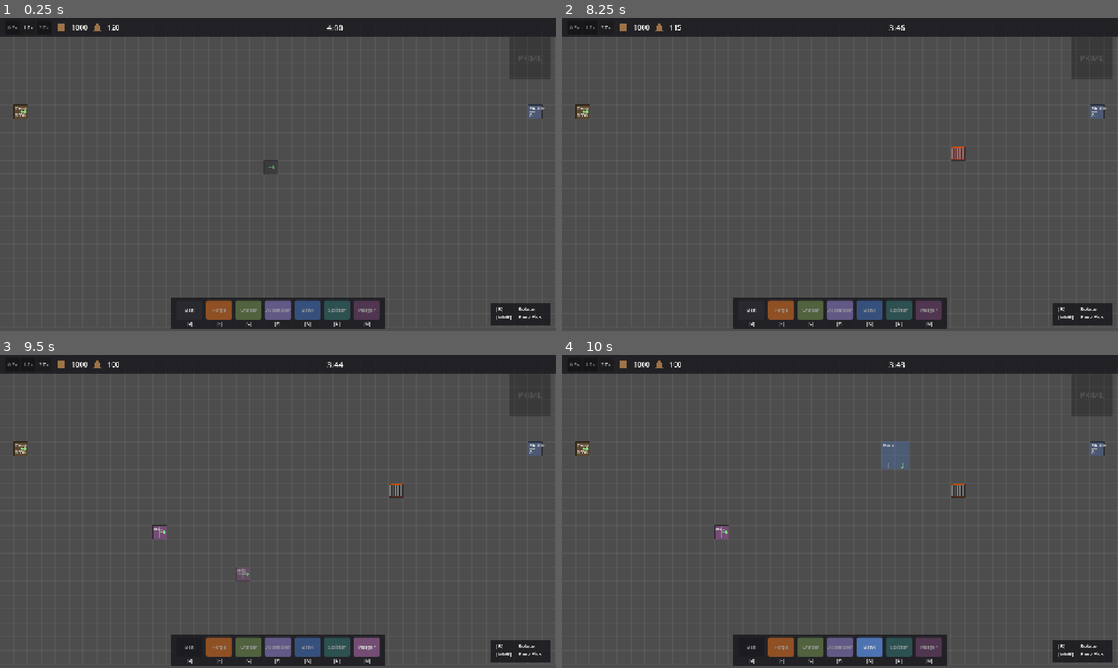
Above: before the commit, frames 1-4 (two rows, left to right).
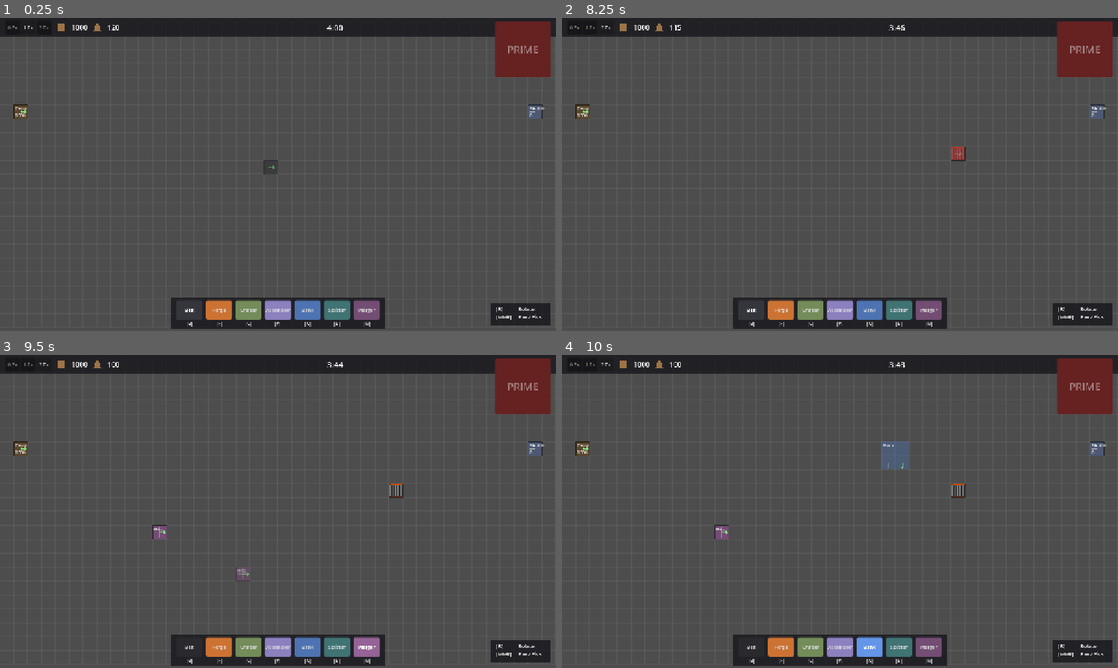
Above: after the commit, the same moments.

Repository: doubledsuarez/Lucky-Factory
Game: Godot game, scene res://factory/Factory.tscn
Two runs of this game, one before a commit and one after it. Both use one fixed random seed, a clock stepped at 60 frames per second and the inputs below.
Inputs (mouse positions are in pixels of both pictures, inside the frame that each line leads up to):
- Up to frame 1 (0.25 s): no input
- Up to frame 2 (8.25 s): click "0.5x" at 0.5 s; click "1.0x" at 1.25 s; click "2.0x" at 2 s; click "Belt" at 2.75 s; click "Forge" at 3.5 s; click "Crafter" at 4.25 s; click "Assembler" at 5 s; click "Bank" at 5.75 s; click "Splitter" at 6.5 s; click "Merger" at 7.25 s; tap Enter at 8 s; move the mouse to (962, 158) at 8.02 s; tap B at 8.1 s; click (962, 158) at 8.17 s
- Up to frame 3 (9.5 s): tap Space at 8.75 s; drag from (166, 527) to (250, 574) at 8.77 s
- Up to frame 4 (10 s): tap Enter at 9.5 s; move the mouse to (895, 442) at 9.52 s; tap K at 9.6 s

The runs differ from the first frame. In frame 1, 3.5% of the frame differs, in the area x 33-99%, y 1-97%; in frame 2, 3.6%; in frame 3, 3.5%; in frame 4, 3.5%.

Commit message:
Test factory almost ready, placeholder UI in place

Diff:
--- a/factory/Factory.gd
+++ b/factory/Factory.gd
@@ -117,28 +117,83 @@
 # --- belt simulation ---
 
 func _advance_items(scaled_delta: float) -> void:
-	# grab the filled cells first so an item moves at most one cell per frame
-	var occupied_coordinates := []
+	# every belt cell currently carrying something
+	var occupied := []
 	for coordinate in cells.keys():
 		var cell: Cell = cells[coordinate]
 		if cell.kind == CellKind.BELT and cell.item != null:
-			occupied_coordinates.append(coordinate)
-	for coordinate in occupied_coordinates:
-		var cell: Cell = cells.get(coordinate)
-		if cell == null or cell.item == null:
-			continue
+			occupied.append(coordinate)
+	# decide which items may step forward this tick. an item may move when the cell ahead
+	# accepts it and is either free or being vacated by another mover this same tick -- that
+	# vacated-together rule is what keeps a full chain, or a closed loop, moving in sync.
+	var can_move := {}
+	for coordinate in occupied:
+		can_move[coordinate] = _belt_forward_open(coordinate)
+	var changed := true
+	while changed:
+		changed = false
+		for coordinate in occupied:
+			if not can_move[coordinate]:
+				continue
+			var cell: Cell = cells[coordinate]
+			var ahead: Vector2i = coordinate + DIRECTIONS[cell.output_direction]
+			var ahead_cell: Cell = cells.get(ahead)
+			if ahead_cell != null and ahead_cell.kind == CellKind.BELT and ahead_cell.item != null \
+				and not can_move.get(ahead, false):
+				can_move[coordinate] = false
+				changed = true
+	# advance offsets; movers run up to the edge, blocked items rest a little further back
+	for coordinate in occupied:
+		var item: Item = cells[coordinate].item
+		if can_move[coordinate]:
+			item.offset = min(item.offset + BELT_SPEED * scaled_delta, 1.0)
+		else:
+			item.offset = min(item.offset + BELT_SPEED * scaled_delta, EDGE_REST_OFFSET)
+	# of the movers, the ones that have reached the next cell this tick
+	var crossing := {}
+	for coordinate in occupied:
+		if can_move[coordinate] and cells[coordinate].item.offset >= 1.0:
+			crossing[coordinate] = true
+	# a mover may only enter a belt that is empty or is itself crossing this tick
+	changed = true
+	while changed:
+		changed = false
+		for coordinate in crossing.keys():
+			var cell: Cell = cells[coordinate]
+			var ahead: Vector2i = coordinate + DIRECTIONS[cell.output_direction]
+			var ahead_cell: Cell = cells.get(ahead)
+			if ahead_cell != null and ahead_cell.kind == CellKind.BELT and ahead_cell.item != null \
+				and not crossing.has(ahead):
+				crossing.erase(coordinate)
+				changed = true
+	# clear the sources first, then drop each item into the cell ahead, so a packed run
+	# hands off without one step clobbering the next
+	var landings := {}
+	for coordinate in crossing.keys():
+		var cell: Cell = cells[coordinate]
 		var item: Item = cell.item
-		var next_coordinate: Vector2i = coordinate + DIRECTIONS[cell.output_direction]
-		var next_cell: Cell = cells.get(next_coordinate)
-		var can_hand_off := next_cell != null \
-			and _accepts_from(next_cell, next_coordinate, coordinate) \
-			and _has_room_for(next_cell, item.definition)
-		item.offset += BELT_SPEED * scaled_delta
-		if can_hand_off:
-			if item.offset >= 1.0:
-				_hand_off(item, coordinate, next_coordinate)
+		var ahead: Vector2i = coordinate + DIRECTIONS[cell.output_direction]
+		if cells[ahead].kind == CellKind.BELT:
+			cell.item = null
+			landings[ahead] = item
 		else:
-			item.offset = min(item.offset, EDGE_REST_OFFSET)  # nowhere to go, sit at the edge
+			_hand_off(item, coordinate, ahead)  # machine or router intake handles itself
+	for target in landings.keys():
+		var item: Item = landings[target]
+		item.offset = clamp(item.offset - 1.0, 0.0, 0.99)
+		cells[target].item = item
+
+# is the cell ahead of this belt able to take its item (ignoring belt occupancy, which the
+# mover pass resolves) -- machines and routers report their real capacity here
+func _belt_forward_open(coordinate: Vector2i) -> bool:
+	var cell: Cell = cells[coordinate]
+	var ahead: Vector2i = coordinate + DIRECTIONS[cell.output_direction]
+	var ahead_cell: Cell = cells.get(ahead)
+	if ahead_cell == null:
+		return false
+	if ahead_cell.kind == CellKind.BELT:
+		return _accepts_from(ahead_cell, ahead, coordinate)
+	return _can_deliver(coordinate, ahead, cell.item.definition)
 
 func _hand_off(item: Item, from_coordinate: Vector2i, into_coordinate: Vector2i) -> void:
 	var into_cell: Cell = cells[into_coordinate]
@@ -284,14 +339,12 @@
 				_advance_merger_intake(coordinate, cell)
 			continue
 		var item: Item = cell.item
-		if item.offset < 0.5:
-			item.offset = min(item.offset + BELT_SPEED * scaled_delta, 0.5)
+		item.offset += BELT_SPEED * scaled_delta
+		if item.route_exit == -1 and item.offset >= 0.5:
+			item.route_exit = _choose_router_exit(coordinate, cell, item)
+		if item.route_exit == -1:
+			item.offset = min(item.offset, 0.5)  # no open exit yet, idle at the center
 			continue
-		if item.route_exit == -1:
-			item.route_exit = _choose_router_exit(coordinate, cell, item)
-			if item.route_exit == -1:
-				continue  # nowhere to go yet, sit at the center
-		item.offset += BELT_SPEED * scaled_delta
 		if item.offset >= 1.0:
 			if _deliver_to(coordinate, coordinate + DIRECTIONS[item.route_exit], item):
 				if cell.router_kind == RouterKind.SPLITTER:
@@ -299,6 +352,8 @@
 				cell.item = null
 			else:
 				item.offset = 1.0  # exit blocked, wait at the edge
+				if cell.router_kind == RouterKind.SPLITTER:
+					item.route_exit = -1  # let it re-pick another open output instead of locking up
 
 func _choose_router_exit(coordinate: Vector2i, cell: Cell, item: Item) -> int:
 	if cell.router_kind == RouterKind.MERGER:
@@ -306,20 +361,17 @@
 		return exit_direction if _can_deliver(coordinate, coordinate + DIRECTIONS[exit_direction], item.definition) else -1
 	return _next_splitter_exit(coordinate, cell)
 
-# splitter commits to the next connected output in order, skipping only sides with no connection
+# splitter takes the next output in round-robin order that can accept the item right now,
+# so a backed-up output gets skipped instead of starving the rest
 func _next_splitter_exit(coordinate: Vector2i, cell: Cell) -> int:
 	for step in range(DIRECTIONS.size()):
 		var direction := (cell.round_robin_index + step) % DIRECTIONS.size()
 		if direction == cell.input_direction:
 			continue
-		if _has_connection(coordinate, direction):
+		if _can_deliver(coordinate, coordinate + DIRECTIONS[direction], cell.item.definition):
 			return direction
 	return -1
 
-func _has_connection(coordinate: Vector2i, side: int) -> bool:
-	var neighbor_coordinate: Vector2i = coordinate + DIRECTIONS[side]
-	var neighbor: Cell = cells.get(neighbor_coordinate)
-	return neighbor != null and _connects_from(neighbor, neighbor_coordinate, coordinate)
 
 # a merger steps to the next connected input that has something ready, in order, for an even merge
 func _advance_merger_intake(coordinate: Vector2i, cell: Cell) -> void:
@@ -541,11 +593,23 @@
 		if _is_prefab(machine.definition.kind):
 			return  # the depo and shuttle stay put
 		build_ingots = min(build_ingots + machine.definition.build_cost, BUILD_INGOT_CAP)
+		_return_scrap_to_depo(int(machine.inputs.get(&"scrap", 0)))  # waiting intake scrap goes home
 		for machine_cell in _machine_world_cells(machine):
 			cells.erase(machine_cell)
 		return
 	build_ingots = min(build_ingots + _cost_of_cell(cell), BUILD_INGOT_CAP)
+	_return_scrap_to_depo(_scrap_on_cell(cell))  # scrap riding this belt or router goes home
 	cells.erase(coordinate)
+
+func _scrap_on_cell(cell: Cell) -> int:
+	return 1 if cell.item != null and cell.item.definition.id == &"scrap" else 0
+
+func _return_scrap_to_depo(count: int) -> void:
+	if count <= 0:
+		return
+	var depo_cell: Cell = cells.get(depo_coordinate)
+	if depo_cell != null and depo_cell.kind == CellKind.MACHINE:
+		depo_cell.machine.stored += count
 
 func _is_prefab(machine_kind: int) -> bool:
 	return machine_kind == MachineDef.Kind.SOURCE or machine_kind == MachineDef.Kind.SHUTTLE
@@ -973,36 +1037,43 @@
 		moved.append(point + center)
 	return moved
 
+const BLOCKED_OVERLAY := Color(1.0, 0.25, 0.25, 0.4)
+
 func _draw_placement_preview() -> void:
 	var rect := _cell_rect(hovered_coordinate)
 	var input_direction := _opposite_direction(placement_direction)
 	match selected_tool:
 		Tool.BELT:
-			if cells.has(hovered_coordinate):
-				draw_rect(rect, Color(1, 0.3, 0.3, 0.25))
-			else:
-				_draw_belt_placeholder(rect, input_direction, placement_direction, 0.5)
+			_draw_belt_placeholder(rect, input_direction, placement_direction, 0.5)
+			if not _can_place_single(hovered_coordinate, BELT_COST):
+				draw_rect(rect, BLOCKED_OVERLAY)
 		Tool.SPLITTER:
-			if cells.has(hovered_coordinate):
-				draw_rect(rect, Color(1, 0.3, 0.3, 0.25))
-			else:
-				_draw_router_shape(rect, RouterKind.SPLITTER, input_direction, placement_direction, 0.5)
+			_draw_router_shape(rect, RouterKind.SPLITTER, input_direction, placement_direction, 0.5)
+			if not _can_place_single(hovered_coordinate, SPLITTER_COST):
+				draw_rect(rect, BLOCKED_OVERLAY)
 		Tool.MERGER:
-			if cells.has(hovered_coordinate):
-				draw_rect(rect, Color(1, 0.3, 0.3, 0.25))
-			else:
-				_draw_router_shape(rect, RouterKind.MERGER, input_direction, placement_direction, 0.5)
+			_draw_router_shape(rect, RouterKind.MERGER, input_direction, placement_direction, 0.5)
+			if not _can_place_single(hovered_coordinate, MERGER_COST):
+				draw_rect(rect, BLOCKED_OVERLAY)
 		_:
 			_draw_machine_preview(TOOL_MACHINE[selected_tool])
 
+func _cell_in_bounds(coordinate: Vector2i) -> bool:
+	return coordinate.x >= 0 and coordinate.y >= 0 and coordinate.x < GRID_COLUMNS and coordinate.y < GRID_ROWS
+
+func _can_place_single(coordinate: Vector2i, cost: int) -> bool:
+	return _cell_in_bounds(coordinate) and not cells.has(coordinate) and _afford(cost)
+
 func _draw_machine_preview(machine_id: StringName) -> void:
 	var def: MachineDef = Database.machine(machine_id)
-	var fits := _machine_fits(hovered_coordinate, def, placement_direction)
-	var color := def.color if fits else Color(1.0, 0.3, 0.3)
+	var blocked := not _machine_fits(hovered_coordinate, def, placement_direction) or not _afford(def.build_cost)
 	for offset in _footprint_offsets(def, placement_direction):
-		var fill := color
+		var cell_rect := _cell_rect(hovered_coordinate + offset)
+		var fill := def.color
 		fill.a = 0.4
-		draw_rect(_cell_rect(hovered_coordinate + offset), fill)
+		draw_rect(cell_rect, fill)
+		if blocked:
+			draw_rect(cell_rect, BLOCKED_OVERLAY)
 	for port in _world_ports(def, hovered_coordinate, placement_direction):
 		_draw_port(port.coord, port.side, port.role, 0.7)
 	var label := def.display_name
--- a/factory/Hud.gd
+++ b/factory/Hud.gd
@@ -90,16 +90,17 @@
 	launch_button = Button.new()
 	launch_button.anchor_left = 1.0
 	launch_button.anchor_right = 1.0
-	launch_button.custom_minimum_size = Vector2(96, 96)
-	launch_button.offset_left = -108
+	launch_button.custom_minimum_size = Vector2(128, 128)
+	launch_button.offset_left = -140
 	launch_button.offset_right = -12
-	launch_button.offset_top = 44
-	launch_button.offset_bottom = 140
+	launch_button.offset_top = 8
+	launch_button.offset_bottom = 136
 	launch_button.text = "PRIME"
-	launch_button.add_theme_font_size_override("font_size", 18)
-	launch_button.add_theme_stylebox_override("normal", _icon_style(Color(0.45, 0.18, 0.18)))
-	launch_button.add_theme_stylebox_override("hover", _icon_style(Color(0.55, 0.22, 0.22)))
-	launch_button.add_theme_stylebox_override("pressed", _icon_style(Color(0.65, 0.28, 0.28)))
+	launch_button.add_theme_font_size_override("font_size", 24)
+	launch_button.add_theme_stylebox_override("normal", _icon_style(Color(0.72, 0.16, 0.16)))
+	launch_button.add_theme_stylebox_override("hover", _icon_style(Color(0.82, 0.22, 0.22)))
+	launch_button.add_theme_stylebox_override("pressed", _icon_style(Color(0.90, 0.30, 0.30)))
+	launch_button.add_theme_stylebox_override("disabled", _icon_style(Color(0.40, 0.13, 0.13)))
 	launch_button.pressed.connect(_on_launch_pressed)
 	add_child(launch_button)
 
@@ -173,16 +174,11 @@
 
 func _refresh_launch() -> void:
 	var has_robots: bool = not factory.robot_groups().is_empty()
-	launch_button.disabled = not has_robots and not factory.launch_armed
-	if factory.launch_armed:
-		launch_button.text = "LAUNCH"
-		launch_button.modulate = Color(1.3, 0.8, 0.8)
-	elif not has_robots:
-		launch_button.text = "PRIME"
-		launch_button.modulate = Color(0.5, 0.5, 0.5)
-	else:
-		launch_button.text = "PRIME"
-		launch_button.modulate = Color(1, 1, 1)
+	if factory.launch_armed and not has_robots:
+		factory.disarm_launch()       # the shuttle emptied out, so drop back to unprimed
+	launch_button.disabled = not has_robots
+	launch_button.text = "LAUNCH" if factory.launch_armed else "PRIME"
+	launch_button.modulate = Color(1.2, 1.0, 1.0) if factory.launch_armed else Color(1, 1, 1)
 
 func _refresh_speed() -> void:
 	for speed in speed_buttons:
@@ -191,12 +187,10 @@
 func _refresh_buildables() -> void:
 	for tool in tool_buttons:
 		var affordable: bool = int(factory.build_ingots) >= int(tool_costs[tool])
+		var tint := Color(1, 1, 1) if affordable else Color(0.38, 0.38, 0.38)
 		if tool == factory.selected_tool:
-			tool_buttons[tool].modulate = Color(1, 1, 1)
-		elif affordable:
-			tool_buttons[tool].modulate = Color(0.7, 0.7, 0.7)
-		else:
-			tool_buttons[tool].modulate = Color(0.4, 0.4, 0.4)
+			tint *= 1.3   # overbright glow so the active tool still stands out
+		tool_buttons[tool].modulate = tint
 
 func _on_launch_pressed() -> void:
 	if factory.launch_armed:
